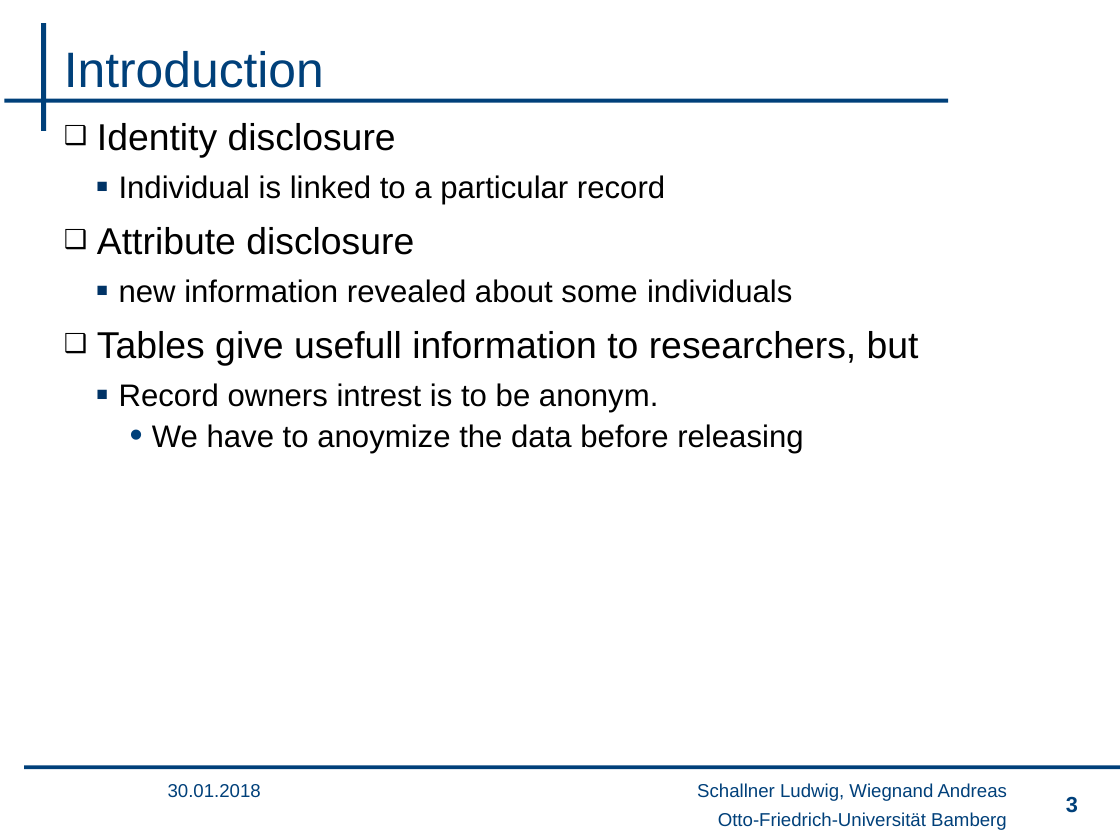
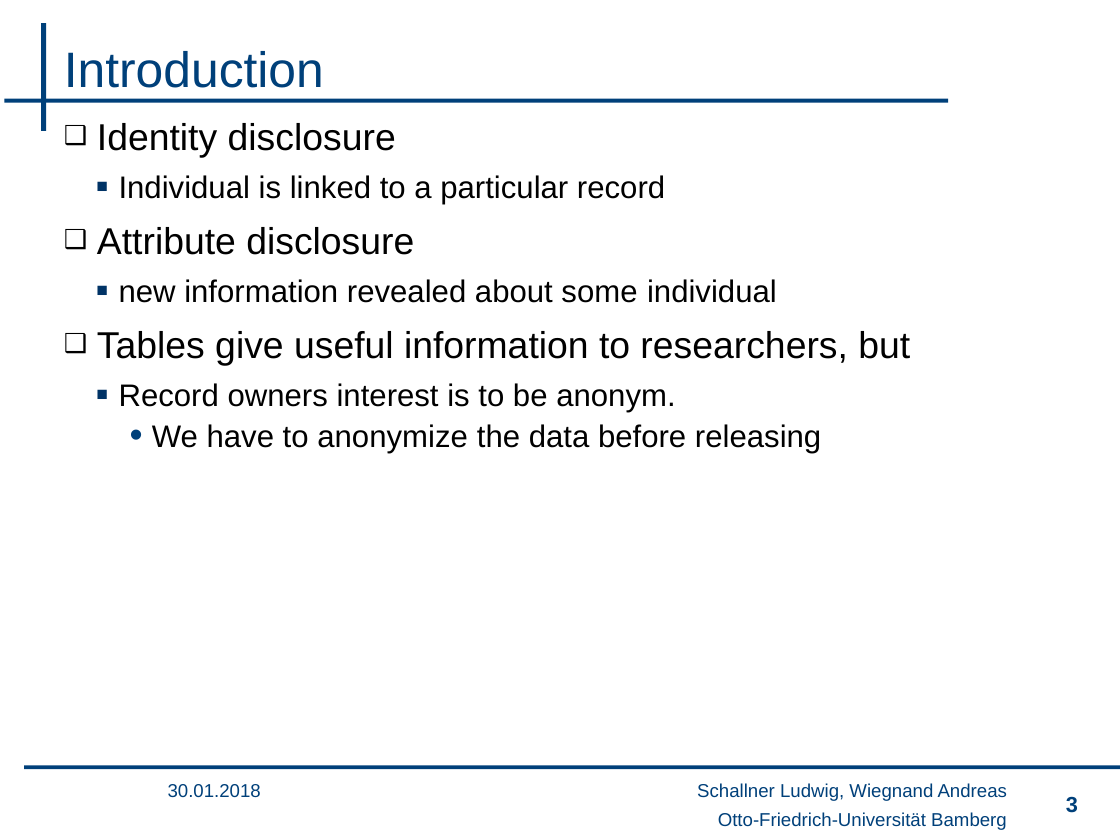
Before and after one commit to wsgan001/PSI-MSem, a slide deck: slide 3 of presentation/sicherheits_lu.pptx. Drawn at 1120x840 pixels with LibreOffice and Linux fonts; fonts in the diff are those of the drawing; background and template pictures are left out. Boxes give left, top, right and bottom in pixels: in the first picture for what was removed or moved away, otherwise in the second. Text is boxed around its words. In the diff, an @@ line names an element or a change of style, - is before the commit and + after.

```diff
--- a/presentation/sicherheits_lu.pptx
+++ b/presentation/sicherheits_lu.pptx
@@ text at <box>97,279,910,453</box>: text changed @@
-  ▪ new information revealed about some individuals
-❑ Tables give usefull information to researchers, but
-  ▪ Record owners intrest is to be anonym.
-    • We have to anoymize the data before releasing
+  ▪ new information revealed about some individual
+❑ Tables give useful information to researchers, but
+  ▪ Record owners interest is to be anonym.
+    • We have to anonymize the data before releasing
```
Also in this commit, not shown: 8 other slides changed, 1 slide added.
